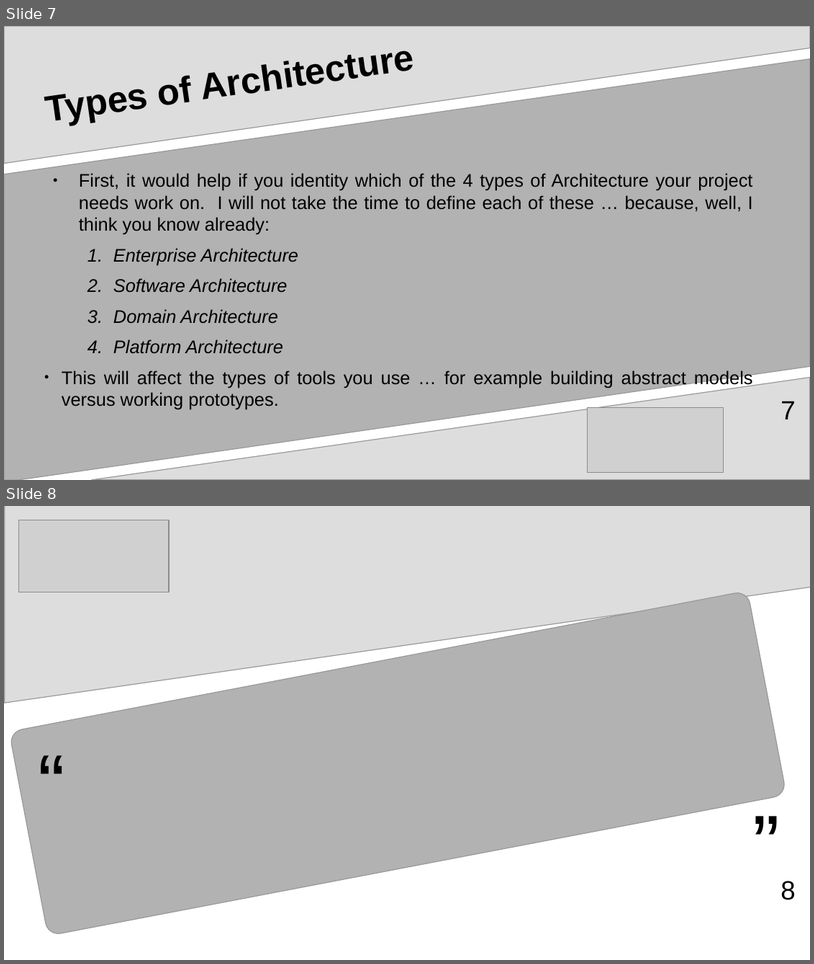
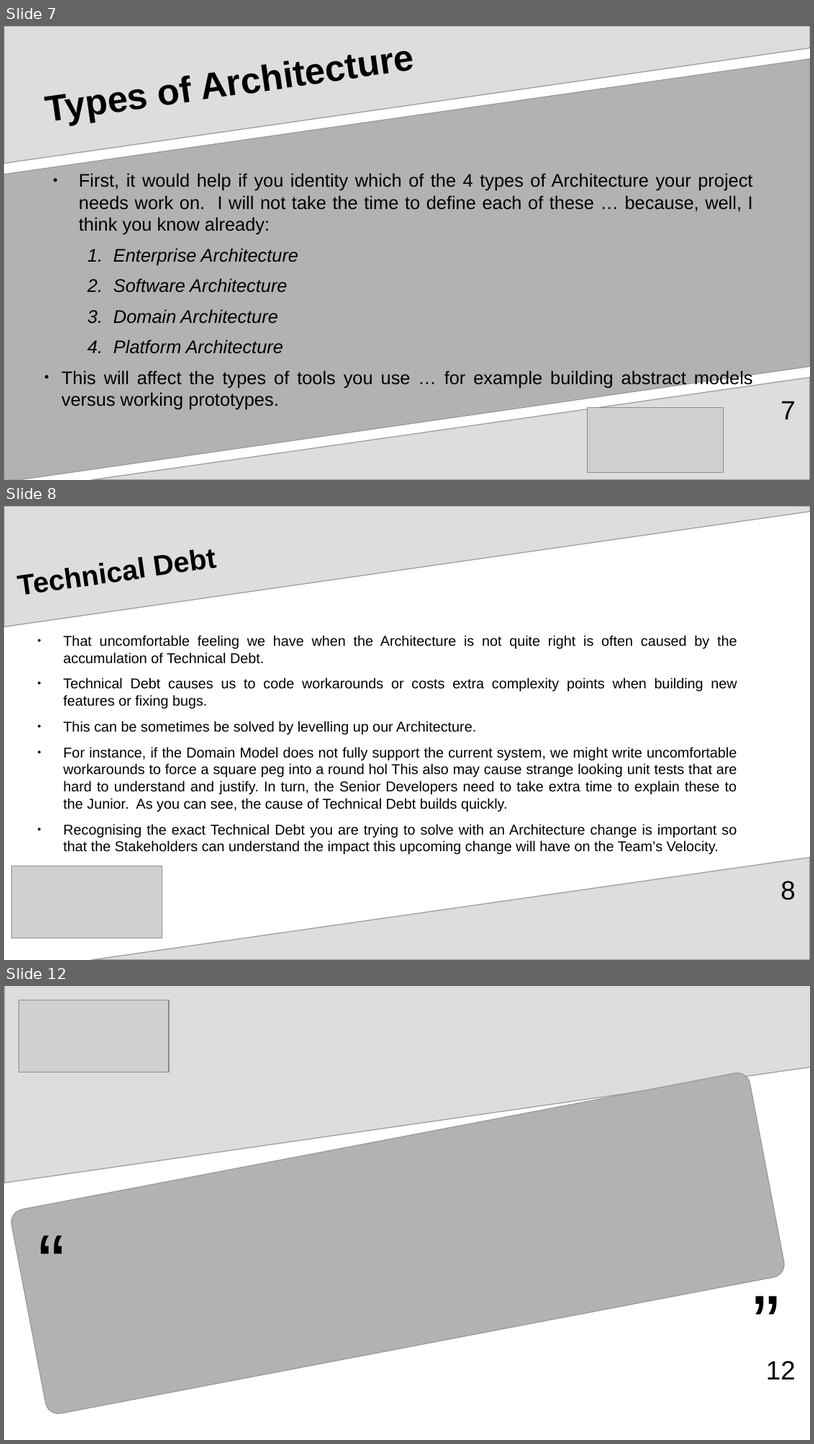
Before and after one commit to aventinesolutions/awsvsgcp-channel, a slide deck: ep001-ArchitectureDecisions/ep001-ArchitectureDecisions.odp. Shown one above the other, each under a label of ours: slides 7 and 8 before the commit, slides 7, 8 and 12 after it; the slides between them are not shown. The pictures are 814x964 and 814x1444 pixels, drawn with LibreOffice and Linux fonts; fonts in the diff are those of the drawing; grey boxes stand for pictures. Boxes give left, top, right and bottom in pixels: in the first picture for what was removed or moved away, otherwise in the second. Text is boxed around its words. In the diff, an @@ line names an element or a change of style, - is before the commit and + after.

```diff
--- a/ep001-ArchitectureDecisions/ep001-ArchitectureDecisions.odp
+++ b/ep001-ArchitectureDecisions/ep001-ArchitectureDecisions.odp
@@ slide 8 added at bbox=[4, 506, 810, 960], background #FFFFFF; not listed: 1 template element that a slide beside it also shows @@
@@ freeform shape added at bbox=[4, 506, 810, 627], fill #DDDDDD, outline #999999 0.85 pt @@
@@ title added at bbox=[13, 506, 736, 621], 28 pt, text #000000, bold @@
+Technical Debt
@@ text added at bbox=[63, 635, 738, 854], 14 pt, text #000000 @@
+● That uncomfortable feeling we have when the Architecture is not quite right is often caused by the accumulation of Technical Debt.
+● Technical Debt causes us to code workarounds or costs extra complexity points when building new features or fixing bugs.
+● This can be sometimes be solved by levelling up our Architecture.
+● For instance, if the Domain Model does not fully support the current system, we might write uncomfortable workarounds to force a square peg into a round hol This also may cause strange looking unit tests that are hard to understand and justify. In turn, the Senior Developers need to take extra time to explain these to the Junior. As you can see, the cause of Technical Debt builds quickly.
+● Recognising the exact Technical Debt you are trying to solve with an Architecture change is important so that the Stakeholders can understand the impact this upcoming change will have on the Team’s Velocity.
@@ picture added at bbox=[11, 866, 162, 938] @@
@@ page number added at bbox=[781, 880, 795, 900], 26 pt, text #000000 @@
+8
@@ what was slide 8 is now slide 12 @@
@@ page number at bbox=[766, 1360, 796, 1379]: text changed @@
-8
+12
```
Also in this commit, not shown: 1 slide changed, 3 other slides added, 1 other file.
